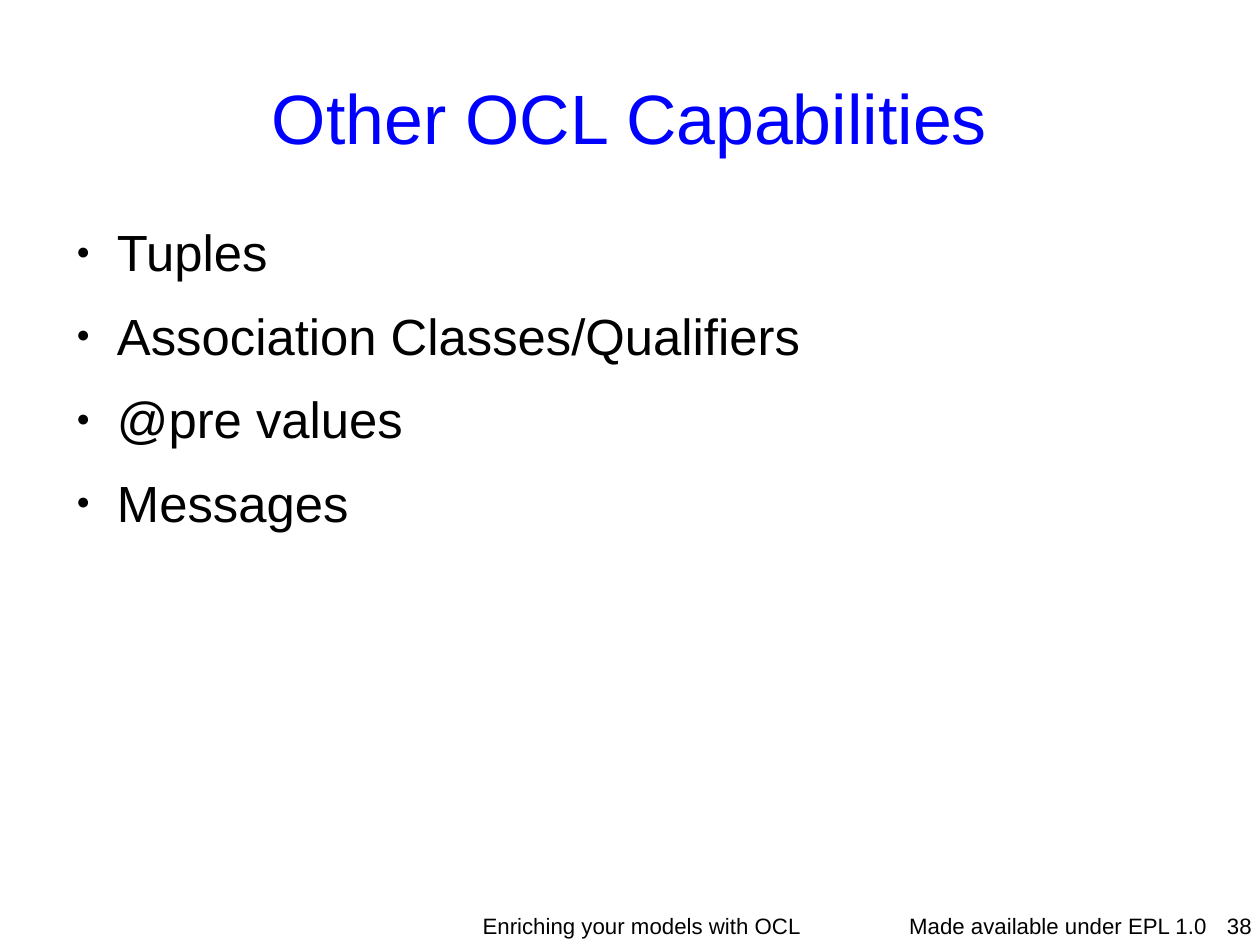
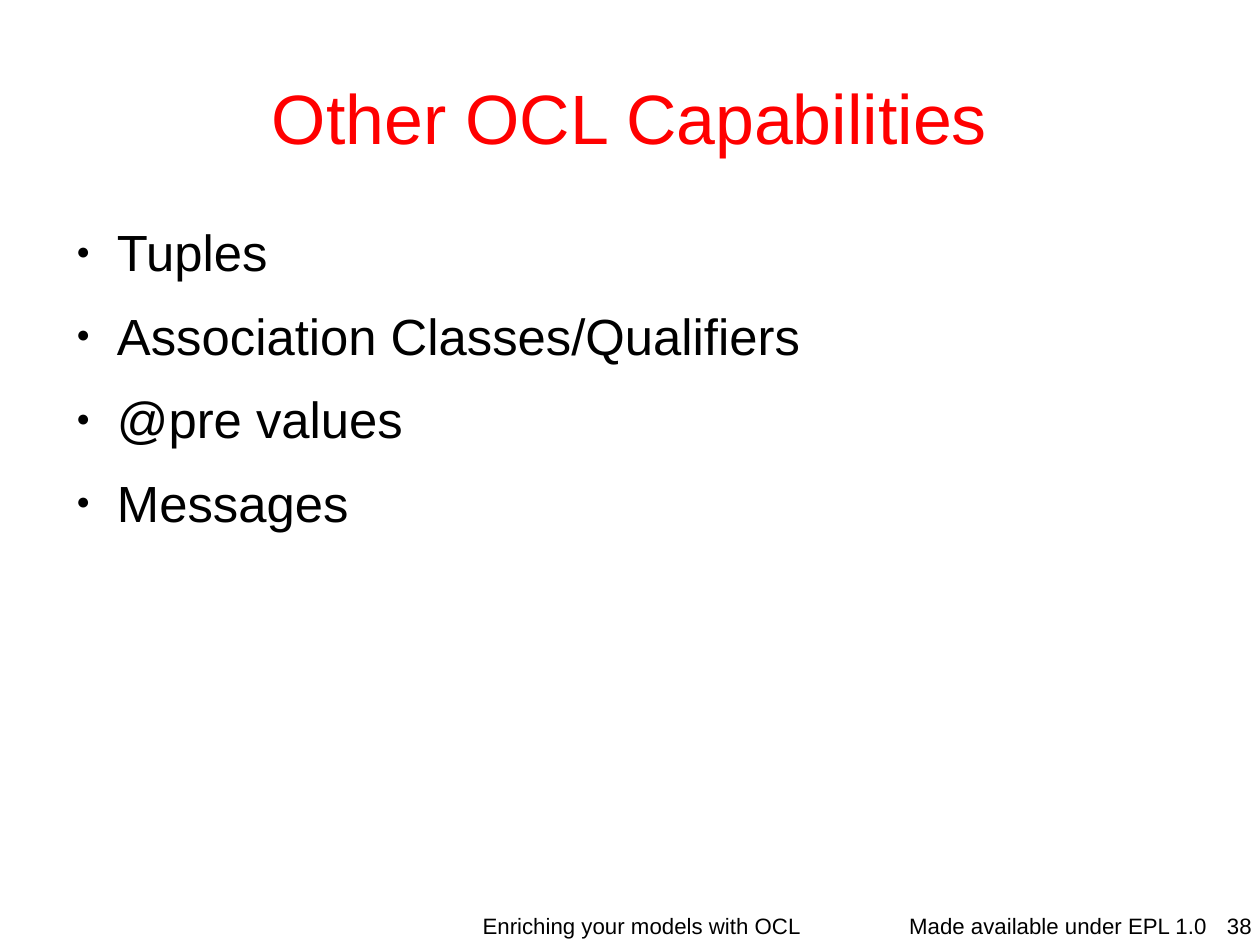
Before and after one commit to eclipse-ocl/ocl-website, a slide deck: slide 38 of ocl/docs/publications/ESE2010LongTalk/EnrichingWithOCL.odp. Drawn at 1260x945 pixels with LibreOffice and Linux fonts; fonts in the diff are those of the drawing; background and template pictures are left out. Boxes give left, top, right and bottom in pixels: in the first picture for what was removed or moved away, otherwise in the second. Text is boxed around its words. In the diff, an @@ line names an element or a change of style, - is before the commit and + after.

```diff
--- a/ocl/docs/publications/ESE2010LongTalk/EnrichingWithOCL.odp
+++ b/ocl/docs/publications/ESE2010LongTalk/EnrichingWithOCL.odp
@@ title "Other OCL Capabilities" at [272,93,987,157]: text colour #0000FF to #FF0000 @@
```
Also in this commit, not shown: 15 other slides changed.
